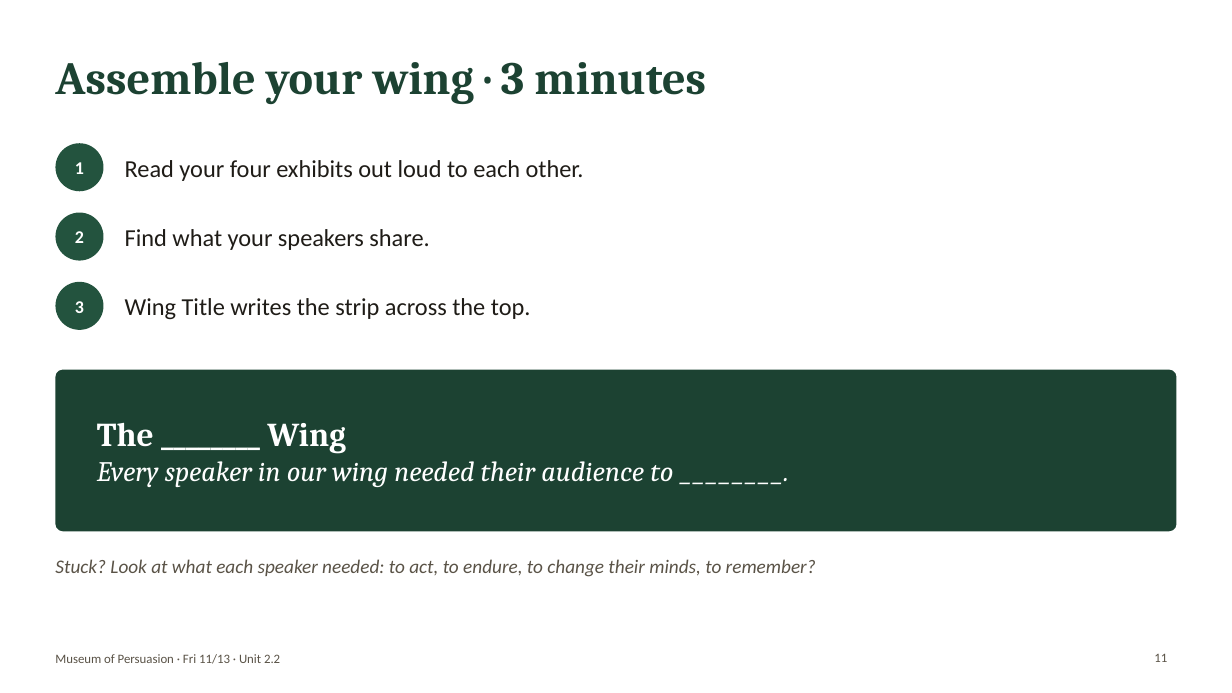
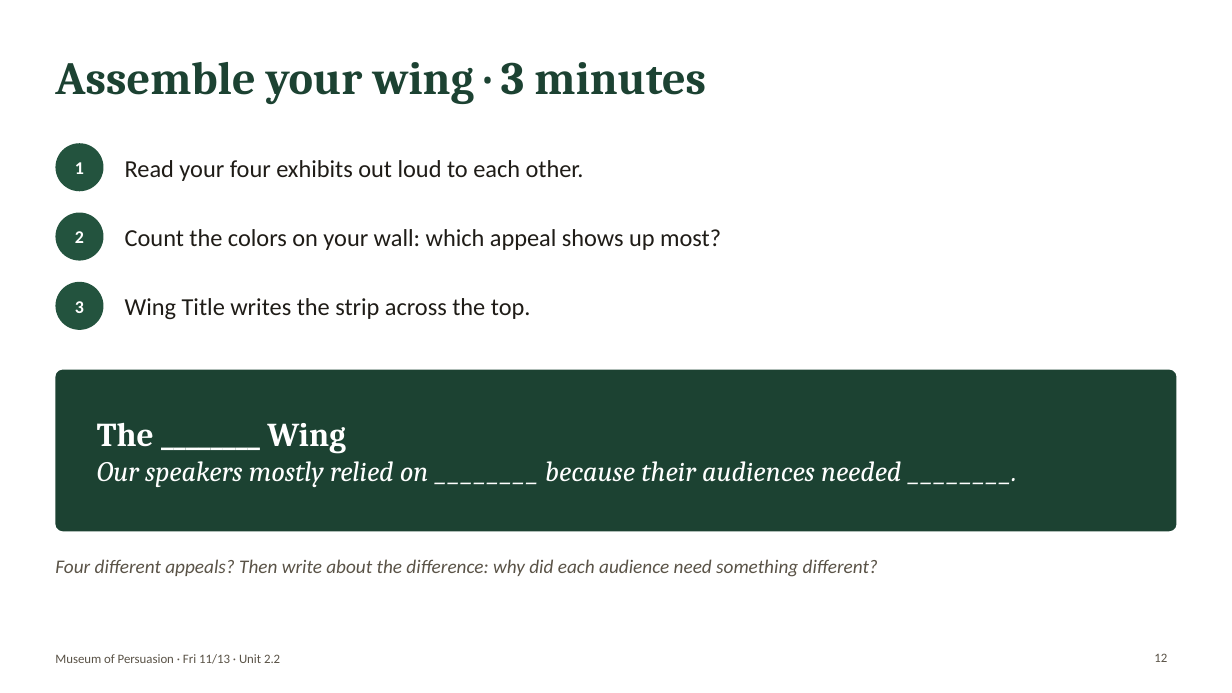
Before and after one commit to bookfairshit/Unit-2.2-Informational-Text, a slide deck: slide 12 of lumio/museum-of-persuasion-nov-13.pptx (slide 11 before the commit). Drawn at 1232x693 pixels with LibreOffice and Linux fonts; fonts in the diff are those of the drawing. Boxes give left, top, right and bottom in pixels: in the first picture for what was removed or moved away, otherwise in the second. Text is boxed around its words. In the diff, an @@ line names an element or a change of style, - is before the commit and + after.

```diff
--- a/lumio/museum-of-persuasion-nov-13.pptx
+++ b/lumio/museum-of-persuasion-nov-13.pptx
@@ text at [125,229,721,250]: text changed @@
-Find what your speakers share.
+Count the colors on your wall: which appeal shows up most?
@@ text at [97,423,901,487]: text changed @@
-The ________ Wing
-Every speaker in our wing needed their audience to ________.
+The ________ Wing
+Our speakers mostly relied on ________ because their audiences needed ________.
@@ text at [55,559,878,577]: text changed @@
-Stuck? Look at what each speaker needed: to act, to endure, to change their minds, to remember?
+Four different appeals? Then write about the difference: why did each audience need something different?
@@ page number at [1154,653,1167,662]: text changed @@
-11
+12
```
Also in this commit, not shown: 8 other slides changed, 1 slide added, 2 other files.
